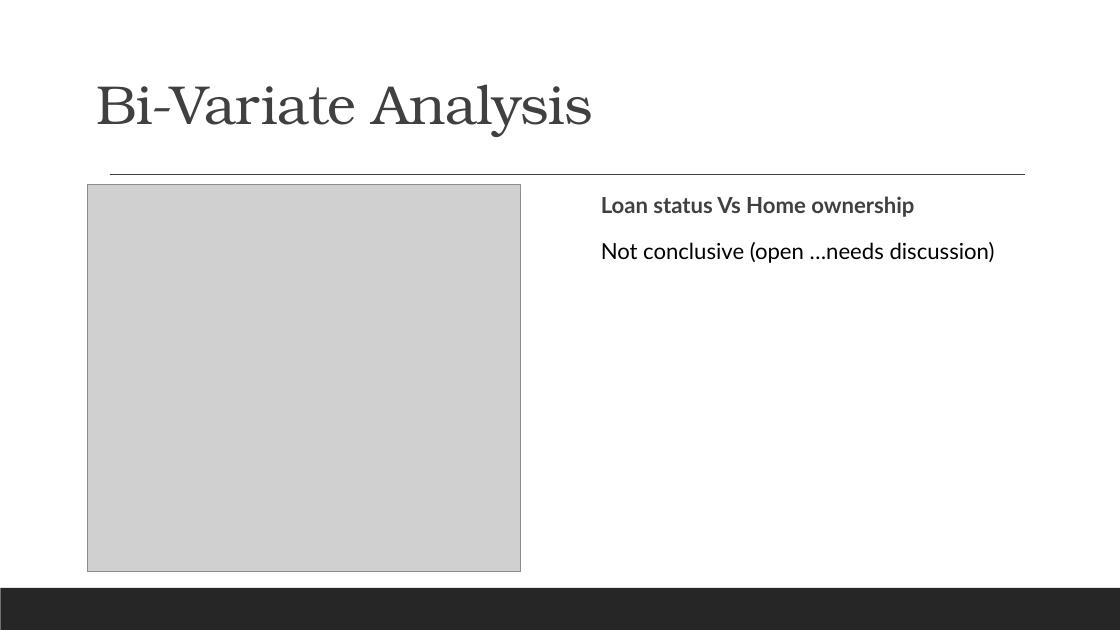
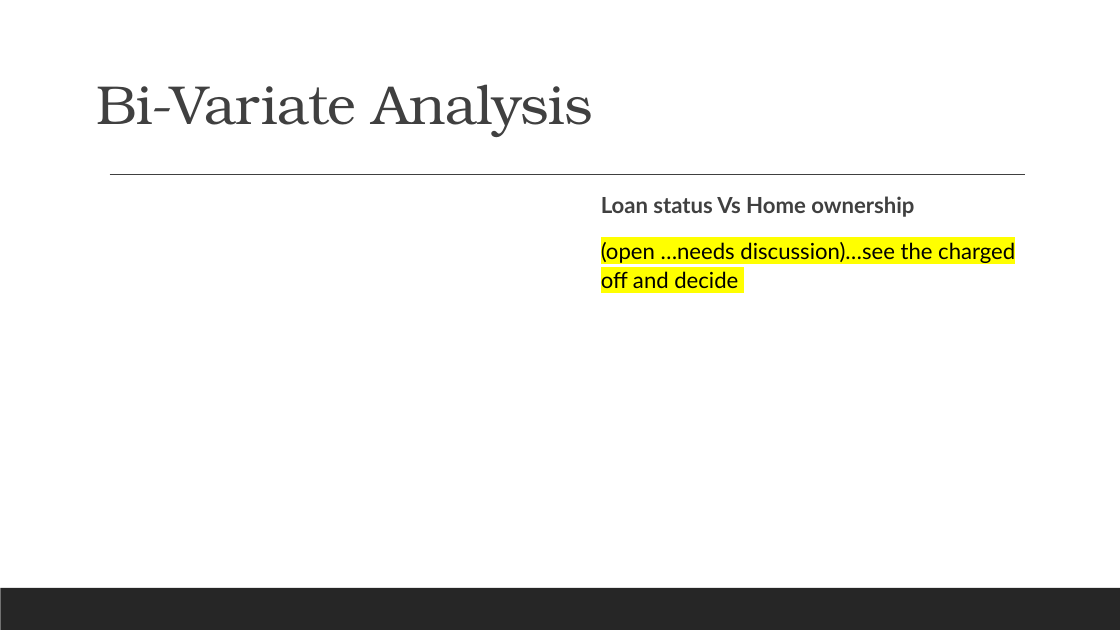
Before and after one commit to shrutich91/LENDING-CLUB-CASE-STUDY, a slide deck: slide 22 of Lending Club Case Study.pptx. Drawn at 1120x630 pixels with LibreOffice and Linux fonts; fonts in the diff are those of the drawing; grey boxes stand for pictures. Boxes give left, top, right and bottom in pixels: in the first picture for what was removed or moved away, otherwise in the second. Text is boxed around its words. In the diff, an @@ line names an element or a change of style, - is before the commit and + after.

Commit message:
Added multi-variate analysis ppt
Added multi-variate analysis ppt and corrected pythn notebook

```diff
--- a/Lending Club Case Study.pptx
+++ b/Lending Club Case Study.pptx
@@ picture removed at bbox=[87, 185, 520, 571] @@
@@ text at bbox=[601, 242, 1015, 294]: text changed @@
-  Not conclusive (open …needs discussion)
+  (open …needs discussion)…see the charged off and decide
```
Also in this commit, not shown: 2 other slides changed, 8 slides added, 1 other file.
